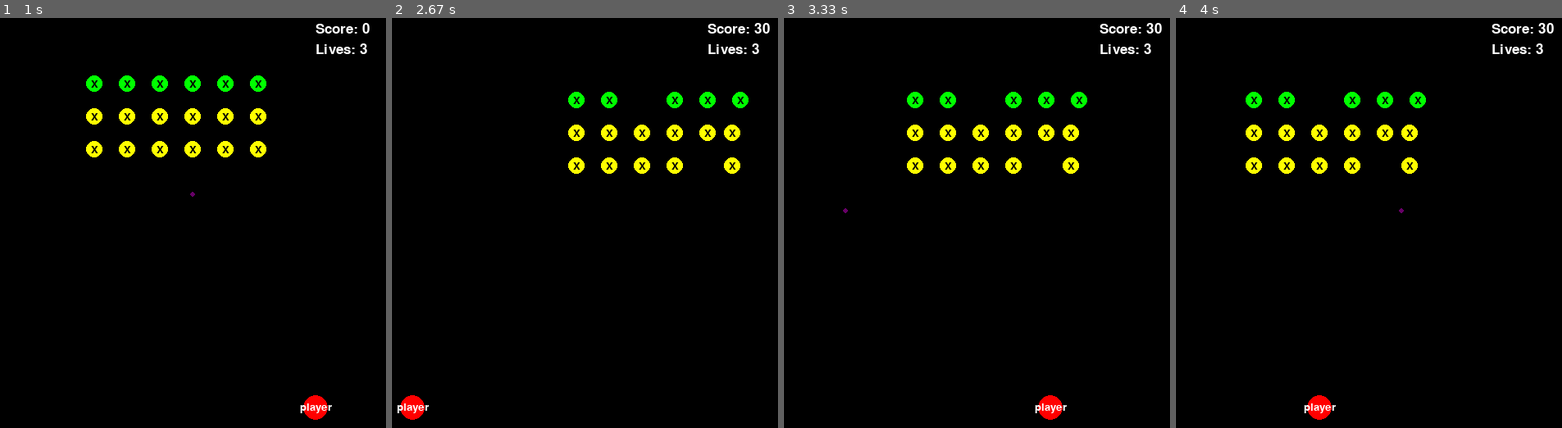
Above: before the commit, frames 1-4 (left to right).
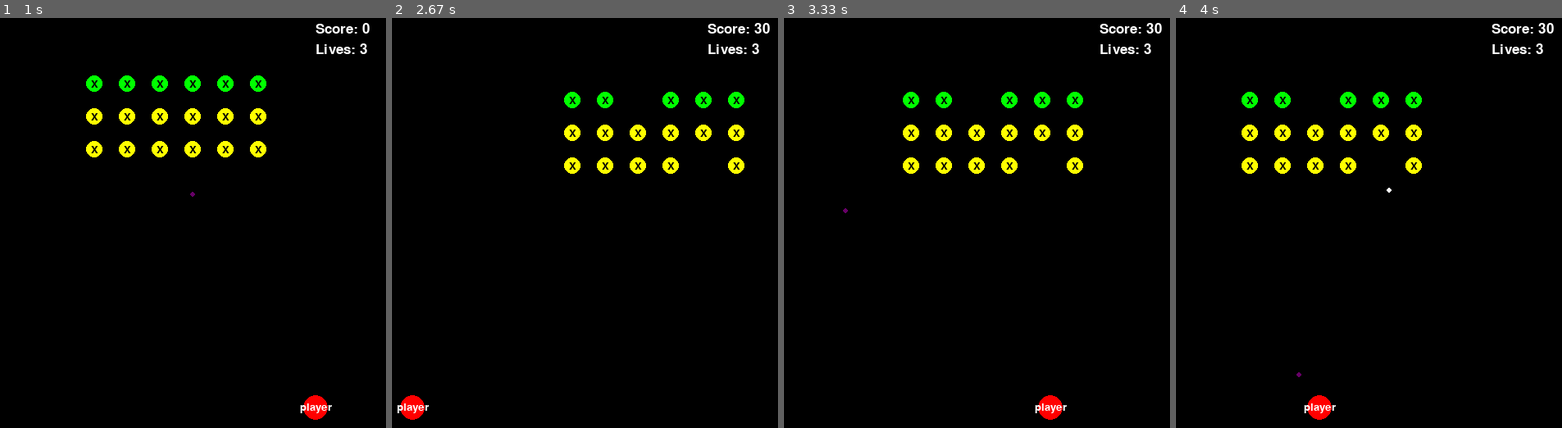
Above: after the commit, the same moments.

Repository: Timhobson-source/space-invaders-pygame
Game: pygame game, started from main.py
Two runs of this game, one before a commit and one after it. Both use one fixed random seed, a clock stepped at 60 frames per second and the inputs below.
Inputs:
- Up to frame 1 (1 s): tap Space at 0.33, 0.73 s; hold Right from 0.67 s (still down)
- Up to frame 2 (2.67 s): tap Space at 1.03, 1.23, 1.53, 1.73, 2.03, 2.3 s; release Right at 1.13 s; hold Right 1.17-1.63 s; hold Left 1.67-2.2 s; hold Left 2.23-2.63 s
- Up to frame 3 (3.33 s): hold Right 2.67-3.3 s; tap Space at 2.73, 3.03 s
- Up to frame 4 (4 s): hold Left 3.33-3.8 s; tap Space at 3.4, 3.7, 3.9 s; hold Right from 3.83 s (still down)

Frame 1 is identical in both runs. In frame 2, 1.9% of the frame differs, in the area x 44-93%, y 18-38%; in frame 3, 1.9%; in frame 4, 2.0%, in the area x 16-65%, y 18-88%.

Commit message:
BUG FIX: enemies not in formation

Diff:
--- a/config/conf.yaml
+++ b/config/conf.yaml
@@ -10,7 +10,7 @@
   bullet:
     speed: 20
     radius: 3
-    recoil: 0.6
+    recoil: 0.1
 
 enemy:
   standard_point_value: 10
@@ -21,6 +21,7 @@
   bullet:
     speed: 10
     radius: 3
+    recoil: 1.5
 
 scorebox:
   x: 400
--- a/src/formations.py
+++ b/src/formations.py
@@ -1,25 +1,42 @@
+
+
+def build_formation_grid(radius, left_buffer, top_buffer, nrows, ncols,
+                         **kwargs):
+    r = radius
+    min_x = left_buffer
+    min_y = top_buffer
+
+    extra = 1  # extra space between
+
+    # Probably should clean up the grid definition below. Try to make it
+    # obvious thats what the grid should be for the reader.
+    grid = []
+    for x in range(min_x + r, min_x + 2*r*(ncols + 1 + extra), 2*r*(1 + extra)):
+        for y in range(min_y + r, min_y + 2*r*(nrows + 1 + extra), 2*r*(1 + extra)):
+            grid.append((x, y))
+    return grid
+
+
+def calc_move_counter_level(grid, radius, velocity, right_buffer, width, **kwargs):
+    max_allowed_x_on_screen = width - right_buffer
+    max_point_in_grid = max(x for x, y in grid) + radius
+    return (max_allowed_x_on_screen - max_point_in_grid) // velocity
 
 
 def build_formation(screen_handler, nrows=4, ncols=10):
-    # NOTE - this is pretty bad/confusing code, needs a refactor
-    # potentially even move this somewhere else
     from config import get_config
     config = get_config()
 
+    vel = config['enemy']['speed']
     r = config['enemy']['radius']
-    min_x = config['window']['left_buffer']
-    max_x = screen_handler.screen.get_width() - config['window']['right_buffer']
-    vel = config['enemy']['speed']
-
-    min_y = config['window']['top_buffer']
-
-    extra = 1  # extra space between
-    for x in range(min_x + r, min_x + 2*r*(ncols + 1 + extra), 2*r*(1+extra)):
-        if x > max_x - r:
-            raise ValueError(
-                "Too many enemies to fit on one row for given size.")
-        for y in range(min_y + r, min_y + 2*r*(nrows + 1 + extra), 2*r*(1 + extra)):
-            if y == min_y + r:
-                screen_handler.screen_object_factory.create_shooting_enemy(x, y, vel, r)
-            else:
-                screen_handler.screen_object_factory.create_standard_enemy(x, y, vel, r)
+    grid = build_formation_grid(nrows=nrows, ncols=ncols, **config['window'], **config['enemy'])
+    move_counter_level = calc_move_counter_level(
+        grid=grid, velocity=vel, **config['enemy'], **config['window'])
+    first_layer_y = min([y for x, y in grid])
+    for x, y in grid:
+        if y == first_layer_y:
+            enemy = screen_handler.screen_object_factory.create_shooting_enemy(x, y, vel, r)
+            enemy.set_move_counter_max_level(move_counter_level)
+        else:
+            enemy = screen_handler.screen_object_factory.create_standard_enemy(x, y, vel, r)
+            enemy.set_move_counter_max_level(move_counter_level)
--- a/src/screen.py
+++ b/src/screen.py
@@ -46,7 +46,7 @@
                     obj for obj in self.screen_objects
                     if isinstance(obj, Enemy) and obj.y >= max_y]
             )
-            return (not self.game_meta.player_has_lives) or enemies_land
+            return (not self.game_meta.player_has_lives()) or enemies_land
         return self.game_meta.lost_state
 
     def player_has_won(self):
@@ -93,6 +93,7 @@
             # get enemy centre and radius
             # find any bullet closer to centre than radius
             # and remove bullet and enemy from screen
+            removed_bullets = []
             for bullet in bullets:
                 if detect_collision(enemy, bullet):
                     # play explosion sound for collision
@@ -100,7 +101,9 @@
 
                     # remove relevant objects from screen
                     self.remove_screen_object(enemy)
-                    self.remove_screen_object(bullet)
+                    if bullet not in removed_bullets:
+                        self.remove_screen_object(bullet)
+                        removed_bullets.append(bullet)
                     self.game_meta.increase_points(
                         enemy.point_value
                     )
--- a/src/screen_objects.py
+++ b/src/screen_objects.py
@@ -5,7 +5,7 @@
 import pygame
 
 from config import get_config
-from src.helpers import clip_value, get_lead_enemy
+from src.helpers import clip_value
 
 config = get_config()
 
@@ -21,7 +21,7 @@
 GREEN = (0, 255, 0)
 
 PLAYER_SHOOTING_RECOIL_TIME = config['player']['bullet']['recoil']  # seconds
-ENEMY_SHOOTING_RECOIL_TIME = 3  # seconds
+ENEMY_SHOOTING_RECOIL_TIME = config['enemy']['bullet']['recoil']  # seconds
 # TODO - ^Make this variable for different levels of difficulty
 
 DEFAULT_FONT = pygame.font.get_default_font()
@@ -167,7 +167,11 @@
         if keys[pygame.K_RIGHT]:
             self.x += self.vel
         if keys[pygame.K_SPACE]:
-            self.shoot(screen_handler)
+            already_bullet_on_screen = any(
+                [x for x in screen_handler.screen_objects if isinstance(x, PlayerBullet)]
+            )
+            if not already_bullet_on_screen:
+                self.shoot(screen_handler)
 
         # stop circle going out of the screen
         min_x = self.radius + config['window']['left_buffer']
@@ -199,28 +203,25 @@
 
     def __init__(self, x: int, y: int, vel: int, radius: int, window: pygame.Surface, id: int):
         self.direction = 1
+        self.move_counter = 0
+        self.move_counter_max_level = None
         self.lead_enemy = None
         super().__init__(x, y, vel, radius, window, id)
 
-    def update_state(self, screen_handler):
-        enemies = [
-            e for e in screen_handler.screen_objects if isinstance(e, Enemy)
-        ]
-        lead_enemy = get_lead_enemy(self.direction, enemies)
-        del enemies  # avoid memory leak
-
-        max_x = screen_handler.screen.get_width(
-        ) - config['window']['right_buffer'] - lead_enemy.radius
-        min_x = config['window']['left_buffer'] + lead_enemy.radius
-
-        if self.direction > 0 and lead_enemy.x > max_x:
-            self.direction = -1  # switch direction
-            self.y += 4 * self.vel  # move downwards
-        elif self.direction < 0 and lead_enemy.x < min_x:
-            self.direction = 1  # switch direction
-            self.y += 4 * self.vel  # move downwards
-
-        self.x += self.direction * self.vel
+    def set_move_counter_max_level(self, level: int):
+        self.move_counter_max_level = level
+
+    def update_state(self, screen_handler):
+        if self.move_counter is None:
+            raise ValueError("Move counter level must be set for enemy object post initialisation!")
+
+        if self.move_counter == self.move_counter_max_level:
+            self.y += 4 * self.vel  # move down
+            self.direction *= -1  # switch direction
+            self.move_counter = 0  # reset move counter
+        else:
+            self.x += self.direction * self.vel
+            self.move_counter += 1
 
 
 class StandardEnemy(Enemy):
@@ -245,14 +246,16 @@
 
     def update_state(self, screen_handler):
         super().update_state(screen_handler)
+
+        recoil = ENEMY_SHOOTING_RECOIL_TIME + random.random()
+
         cur_time = time.time()
-        if cur_time - self.last_bullet_time > ENEMY_SHOOTING_RECOIL_TIME:
+        if cur_time - self.last_bullet_time > recoil:
             if random.random() < self.shooting_freq:
                 self.shoot(screen_handler)
             self.last_bullet_time = cur_time
 
     def shoot(self, screen_handler):
-        # TODO - move this into init?
         bullet_speed = config['enemy']['bullet']['speed']
         bullet_radius = config['enemy']['bullet']['radius']
 
